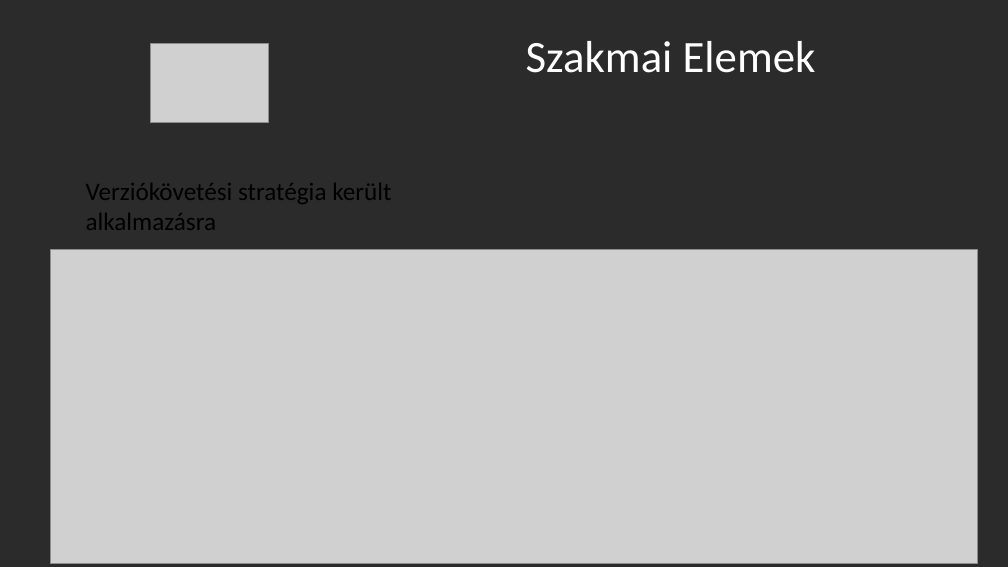
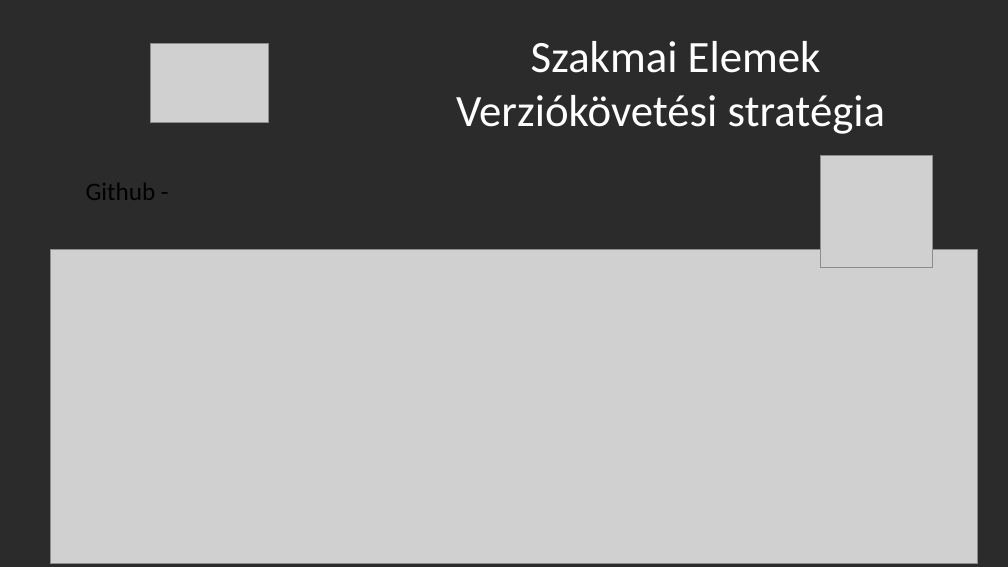
Before and after one commit to bprof-spec-codes/wordquiz, a slide deck: slide 21 of WordQuiz.pptx. Drawn at 1008x567 pixels with LibreOffice and Linux fonts; fonts in the diff are those of the drawing; grey boxes stand for pictures; background and template pictures are left out; a plain dark background stands for a picture behind light text. Boxes give left, top, right and bottom in pixels: in the first picture for what was removed or moved away, otherwise in the second. Text is boxed around its words. In the diff, an @@ line names an element or a change of style, - is before the commit and + after.

```diff
--- a/WordQuiz.pptx
+++ b/WordQuiz.pptx
@@ text at bbox=[456, 41, 885, 134]: text changed @@
-Szakmai Elemek
+Szakmai Elemek
+Verziókövetési stratégia
@@ picture added at bbox=[821, 155, 932, 267] @@
@@ text at bbox=[86, 183, 156, 200]: text changed @@
-Verziókövetési stratégia került alkalmazásra
+Github -
```
Also in this commit, not shown: 7 other slides changed, 1 slide added, 13 other files.
